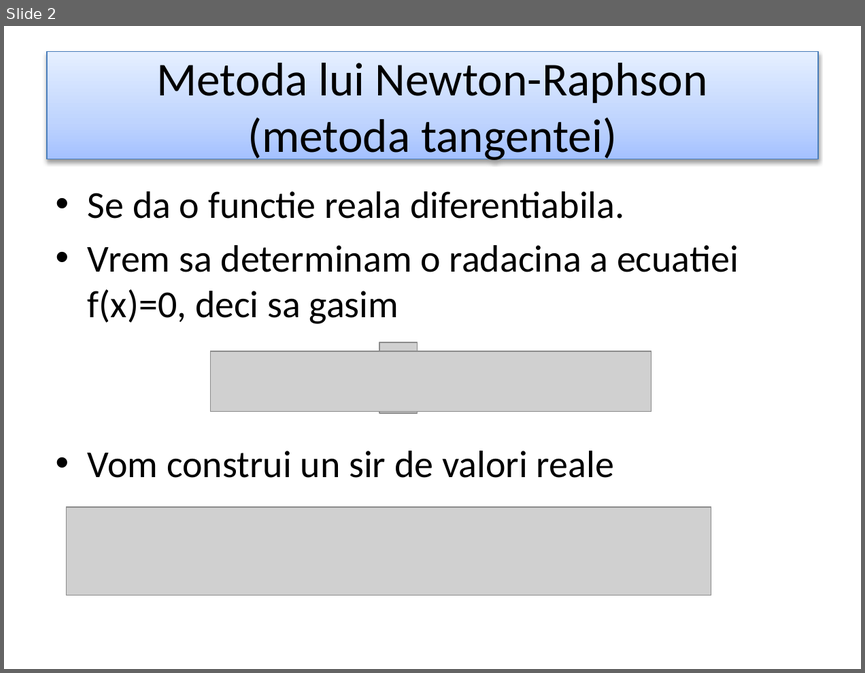
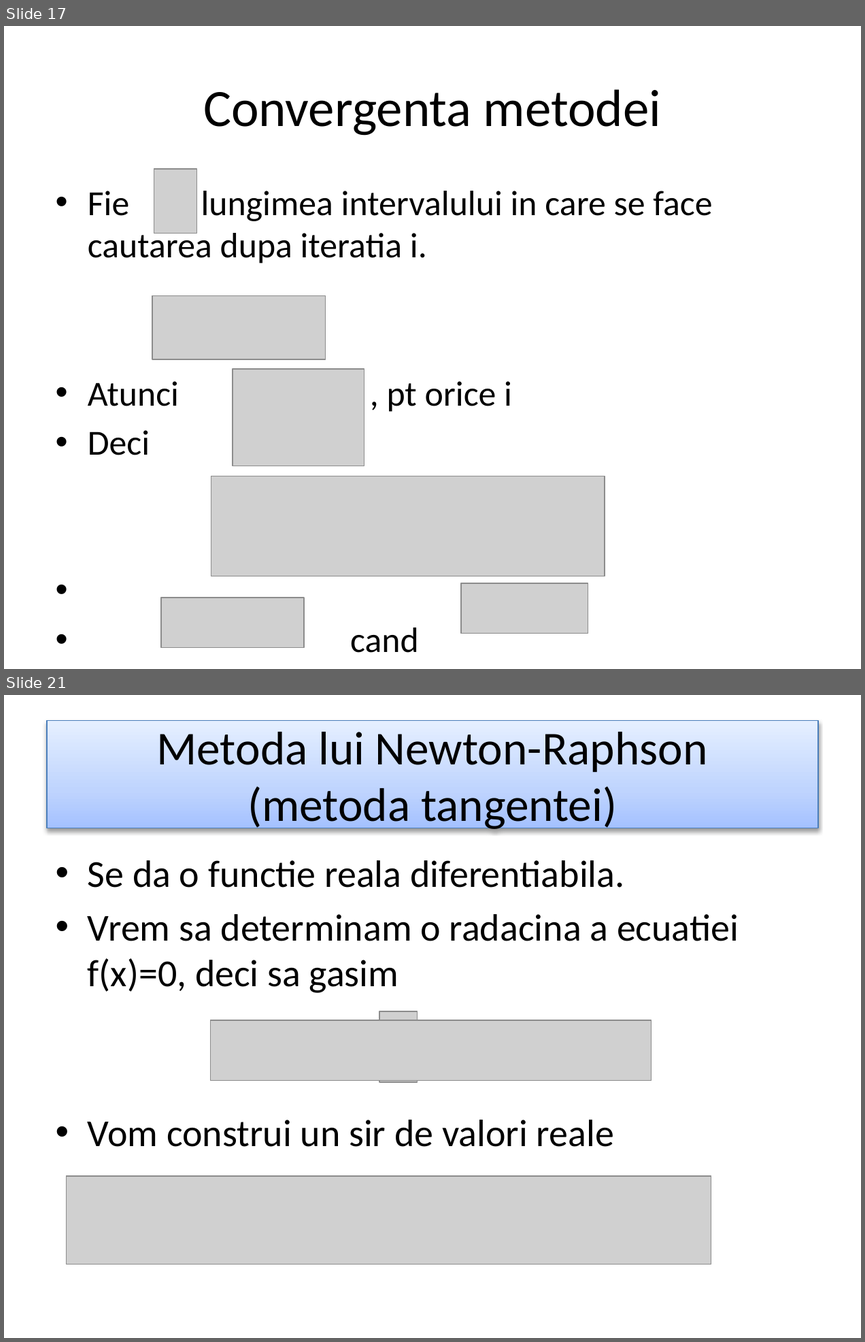
Before and after one commit to ArmynC/ArminC-UTM-Info, a slide deck: Anul 1/Semestrul II/Calcul numeric/Curs 5/Lectie.pptx. Shown one above the other, each under a label of ours: slide 2 before the commit, slides 17 and 21 after it; the slides between them are not shown. The pictures are 865x673 and 865x1342 pixels, drawn with LibreOffice and Linux fonts; fonts in the diff are those of the drawing; grey boxes stand for pictures. Boxes give left, top, right and bottom in pixels: in the first picture for what was removed or moved away, otherwise in the second. Text is boxed around its words. In the diff, an @@ line names an element or a change of style, - is before the commit and + after.

```diff
--- a/Anul 1/Semestrul II/Calcul numeric/Curs 5/Lectie.pptx
+++ b/Anul 1/Semestrul II/Calcul numeric/Curs 5/Lectie.pptx
@@ slide 17 added at box(4, 26, 861, 669), background #FFFFFF @@
@@ title added at box(203, 89, 661, 135), 44 pt, text #000000 @@
+Convergenta metodei
@@ picture added at box(154, 169, 197, 233) @@
@@ text added at box(88, 191, 712, 652), 29.6 pt, text #000000 @@
+• Fie lungimea intervalului in care se face cautarea dupa iteratia i.
+• Atunci , pt orice i
+• Deci
+• cand
@@ picture added at box(152, 296, 325, 359) @@
@@ picture added at box(232, 369, 364, 465) @@
@@ picture added at box(211, 476, 604, 576) @@
@@ picture added at box(461, 583, 587, 633) @@
@@ picture added at box(161, 597, 304, 648) @@
@@ what was slide 2 is now slide 21 @@
```
Also in this commit, not shown: 31 other slides added, 9 other files.
